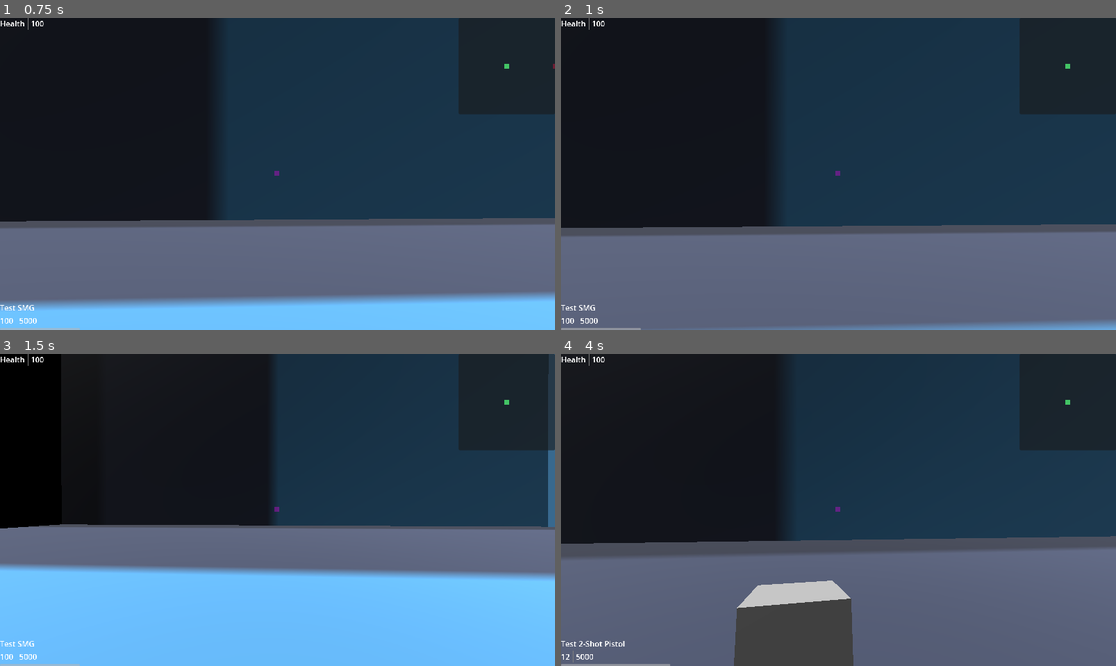
Above: before the commit, frames 1-4 (two rows, left to right).
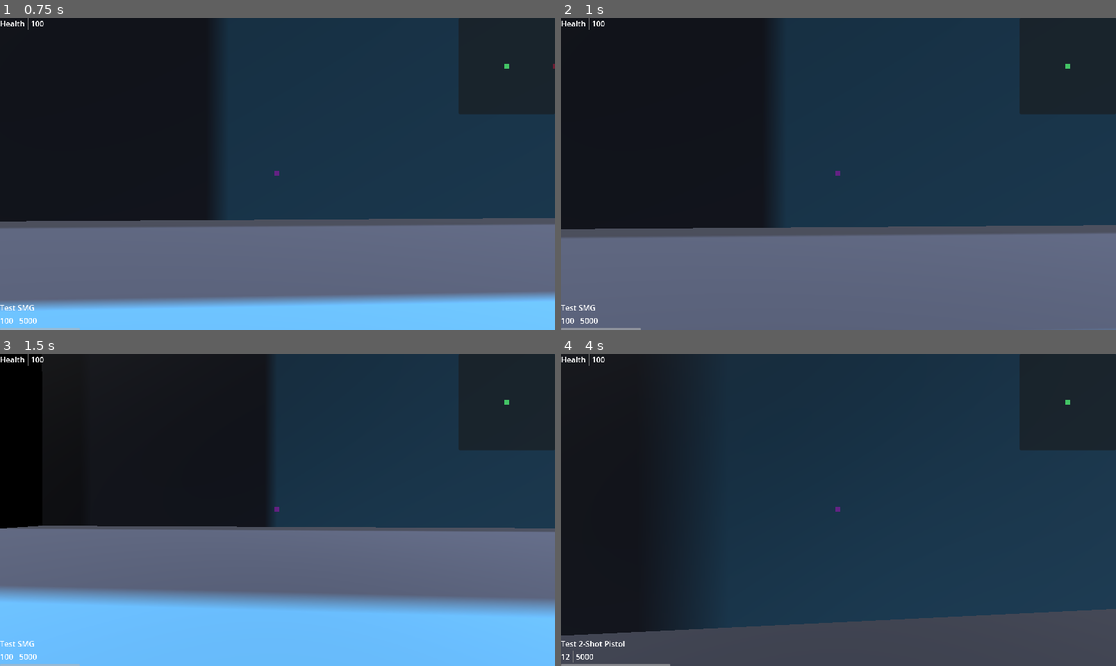
Above: after the commit, the same moments.

Repository: mabanana/FPS-Project-A
Game: Godot game, scene res://test_scene.tscn
Same seed, same stepped clock (60 frames per second), same inputs: the game is played once before the commit and once after it. The engine's default icon, where the game draws it, is replaced by a stand-in: a white triangle on a blue panel in a dark square.
Inputs (mouse positions are in pixels of both pictures, inside the frame that each line leads up to):
- Up to frame 1 (0.75 s): tap Enter (ui_accept) at 0.5 s; move the mouse to (305, 174) at 0.52 s; hold Up (ui_up) from 0.53 s (still down); hold Right mouse button (right_click) from 0.53 s (still down)
- Up to frame 2 (1 s): keep holding Up (ui_up); keep holding Right mouse button (right_click); tap Enter (ui_accept) at 0.77 s; tap Shift (sprint, bound only after the commit) at 0.8 s
- Up to frame 3 (1.5 s): keep holding Up (ui_up); tap Enter (ui_accept) at 1.07 s; move the mouse to (249, 510) at 1.27 s; release Right mouse button (right_click) at 1.28 s; tap Shift (sprint, bound only after the commit) at 1.35 s
- Up to frame 4 (4 s): keep holding Up (ui_up); tap Enter (ui_accept) at 1.52, 1.55, 1.82, 3.02, 3.32, 3.77, 3.8 s; move the mouse to (849, 503) at 2.02 s; hold Enter (ui_accept) 2.03-2.78 s; right-click (849, 503) at 2.3 s; move the mouse to (832, 516) at 2.77 s; tap Q (drop_equip) at 2.85 s; tap Shift (sprint, bound only after the commit) at 3.05 s; move the mouse to (877, 513) at 3.52 s; hold E (interact) from 3.53 s (still down)

Frame 1 is identical in both runs. In frame 2, 1.4% of the frame differs, in the area x 0-100%, y 66-100%; in frame 3, 14%; in frame 4, 47%, in the area x 0-100%, y 0-100%.

Commit message:
Add sprint

Diff:
--- a/models/player.gd
+++ b/models/player.gd
@@ -3,6 +3,8 @@
 var hp: int
 
 var is_ads: bool
+var is_jump: bool
+
 var action_state: ActionState
 var movement_state: MovementState
 
@@ -15,16 +17,13 @@
 enum MovementState {
 	standing,
 	walking,
-	sprinting,
-	jumping,
-	squatting,
-	sliding,
-	falling
+	sprinting
 }
 
 func _init(hp: int = 100) -> void:
 	self.hp = hp
 	is_ads = false
+	is_jump = false
 
 	action_state = ActionState.idling
 	movement_state = MovementState.standing
--- a/player.gd
+++ b/player.gd
@@ -11,6 +11,7 @@
 const JUMP_VELOCITY = 4.5
 const VERTICAL_LOOK_LIMIT = deg_to_rad(90)
 const RAY_LENGTH = 1000
+const SPRINT_MULTIPLIER = 1.6
 var id: int
 var object_in_view
 var hp : int = 100
@@ -64,8 +65,9 @@
 		set_action_state(PlayerModel.ActionState.idling)
 		gun_slot.cycle_next_active_gun()
 	elif event.is_action_pressed("ui_accept") and is_on_floor():
-		velocity.y = JUMP_VELOCITY
-		set_movement_state(PlayerModel.MovementState.jumping)
+		set_jump(true)
+	elif event.is_action_pressed("sprint"):
+		set_movement_state(PlayerModel.MovementState.sprinting)
 
 	if event.is_action_pressed("left_click"):
 		if core.player.action_state != PlayerModel.ActionState.reloading:
@@ -78,14 +80,6 @@
 	elif event.is_action_released("right_click"):
 		set_ads(false)
 
-
-	if input_dir == Vector2.ZERO:
-		if core.player.movement_state != PlayerModel.MovementState.standing:
-			set_movement_state(PlayerModel.MovementState.standing)
-	else:
-		if core.player.movement_state != PlayerModel.MovementState.walking:
-			set_movement_state(PlayerModel.MovementState.walking)
-
 # Default Godot Template movement
 func _physics_process(delta):
 	if not is_on_floor():
@@ -93,9 +87,15 @@
 
 	var direction = (transform.basis * Vector3(input_dir.x, 0, input_dir.y)).normalized()
 	if direction:
-		velocity.x = direction.x * SPEED
-		velocity.z = direction.z * SPEED
+		if is_ms(PlayerModel.MovementState.sprinting):
+			velocity.x = direction.x * SPEED * SPRINT_MULTIPLIER
+			velocity.z = direction.z * SPEED * SPRINT_MULTIPLIER
+		else:
+			set_movement_state(PlayerModel.MovementState.walking)
+			velocity.x = direction.x * SPEED
+			velocity.z = direction.z * SPEED
 	else:
+		set_movement_state(PlayerModel.MovementState.standing)
 		velocity.x = move_toward(velocity.x, 0, SPEED)
 		velocity.z = move_toward(velocity.z, 0, SPEED)
 
@@ -122,10 +122,17 @@
 	gun_slot.bind(core, core_changed)
 
 func _on_core_changed(context, payload):
-	pass
+	if core.player.is_jump:
+		if is_on_floor():
+			velocity.y = JUMP_VELOCITY
+		set_jump(false)
 
 func set_ads(boo: bool):
 	core.player.is_ads = boo
+	core_changed.emit(contexts.none, null)
+
+func set_jump(boo: bool):
+	core.player.is_jump = boo
 	core_changed.emit(contexts.none, null)
 
 func set_action_state(state: PlayerModel.ActionState):
@@ -137,9 +144,17 @@
 		core_changed.emit(contexts.none, null)
 
 func set_movement_state(state: PlayerModel.MovementState):
+	if core.player.movement_state == state:
+		return
 	_on_movement_change(state)
 	core.player.movement_state = state
 	core_changed.emit(contexts.none, null)
+
+func is_ms(state: PlayerModel.MovementState):
+	return core.player.movement_state == state
+
+func is_as(state: PlayerModel.MovementState):
+	return core.player.action_state == state
 
 func _on_action_change(state: PlayerModel.ActionState):
 	prints("Action state changed to " + str(state))
--- a/project.godot
+++ b/project.godot
@@ -79,6 +79,11 @@
 "events": [Object(InputEventKey,"resource_local_to_scene":false,"resource_name":"","device":-1,"window_id":0,"alt_press …(195 unchanged characters)…
 ]
 }
+sprint={
+"deadzone": 0.5,
+"events": [Object(InputEventKey,"resource_local_to_scene":false,"resource_name":"","device":-1,"window_id":0,"alt_pressed":false,"shift_pressed":false,"ctrl_pressed":false,"meta_pressed":false,"pressed":false,"keycode":0,"physical_keycode":4194325,"key_label":0,"unicode":0,"location":0,"echo":false,"script":null)
+]
+}
 
 [rendering]
 
